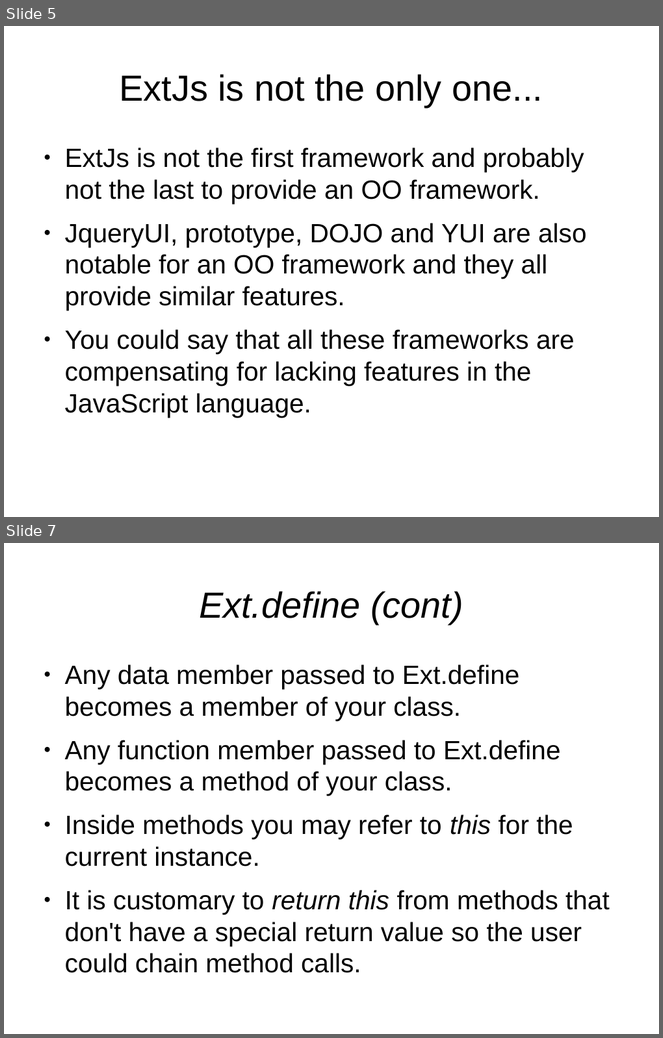
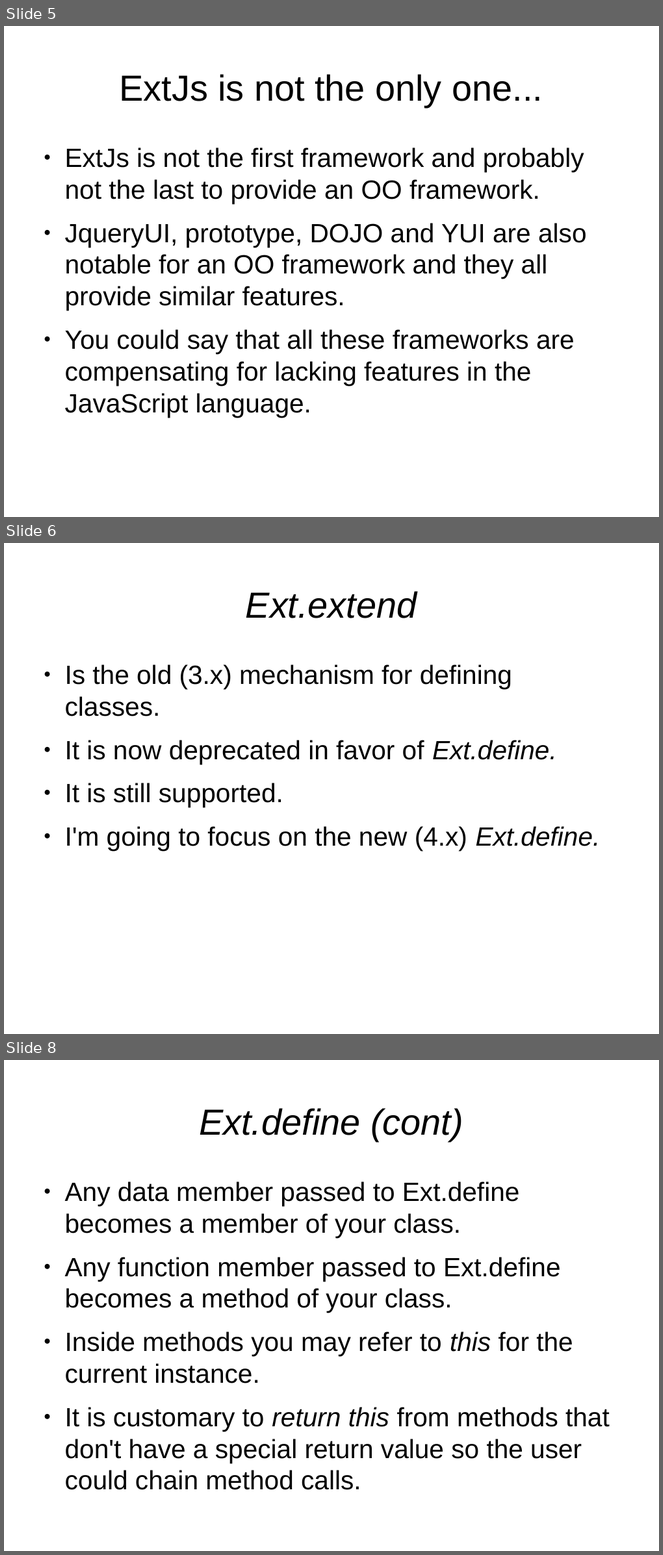
Before and after one commit to veltzer/demos, a slide deck: javascript/extjs/doc/extjs_oo.odp. Shown one above the other, each under a label of ours: slides 5 and 7 before the commit, slides 5, 6 and 8 after it; the slides between them are not shown. The pictures are 663x1038 and 663x1555 pixels, drawn with LibreOffice and Linux fonts; fonts in the diff are those of the drawing. Boxes give left, top, right and bottom in pixels: in the first picture for what was removed or moved away, otherwise in the second. Text is boxed around its words. In the diff, an @@ line names an element or a change of style, - is before the commit and + after.

```diff
--- a/javascript/extjs/doc/extjs_oo.odp
+++ b/javascript/extjs/doc/extjs_oo.odp
@@ slide 6 added at box(4, 543, 659, 1034), background #FFFFFF @@
@@ title added at box(246, 591, 417, 618), 44 pt, text #000000, italic @@
+Ext.extend
@@ text added at box(65, 665, 601, 851), 32 pt, text #000000 @@
+● Is the old (3.x) mechanism for defining classes.
+● It is now deprecated in favor of Ext.define.
+● It is still supported.
+● I'm going to focus on the new (4.x) Ext.define.
@@ what was slide 7 is now slide 8 @@
```
Also in this commit, not shown: 1 slide changed, 3 other files.
